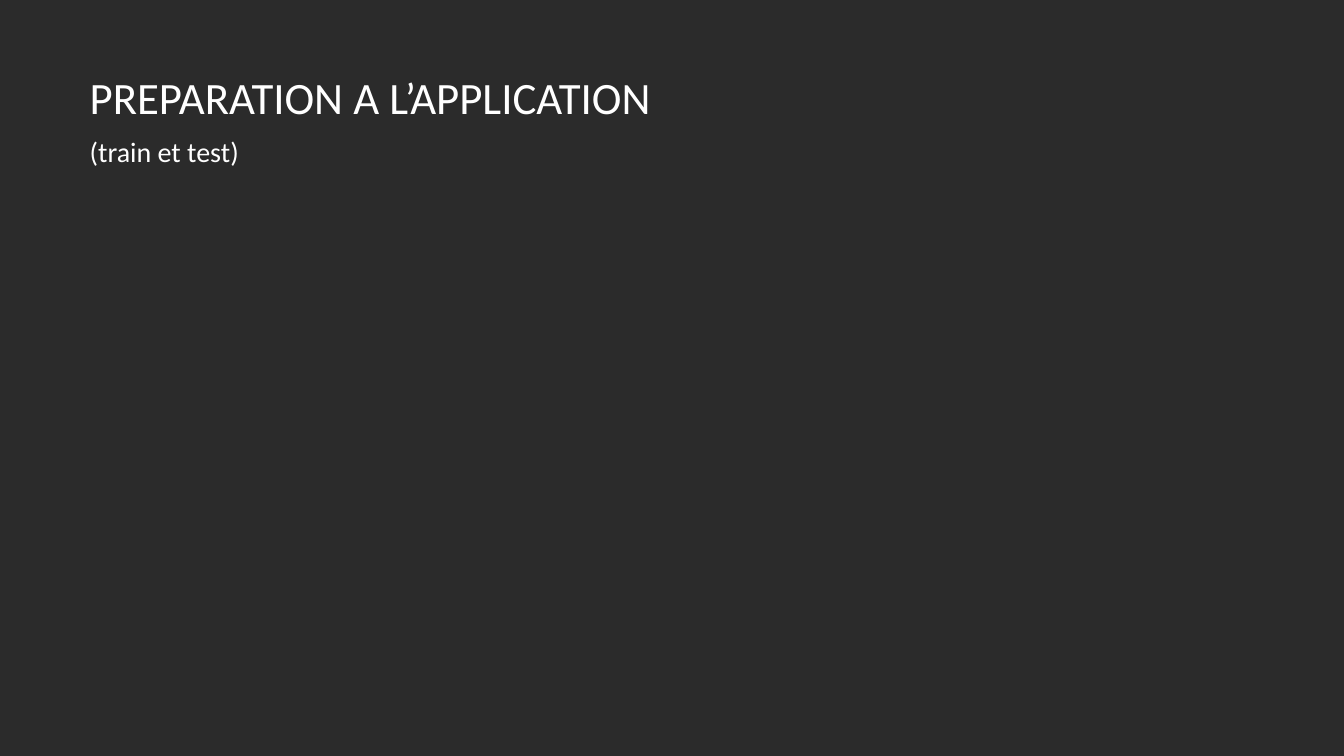
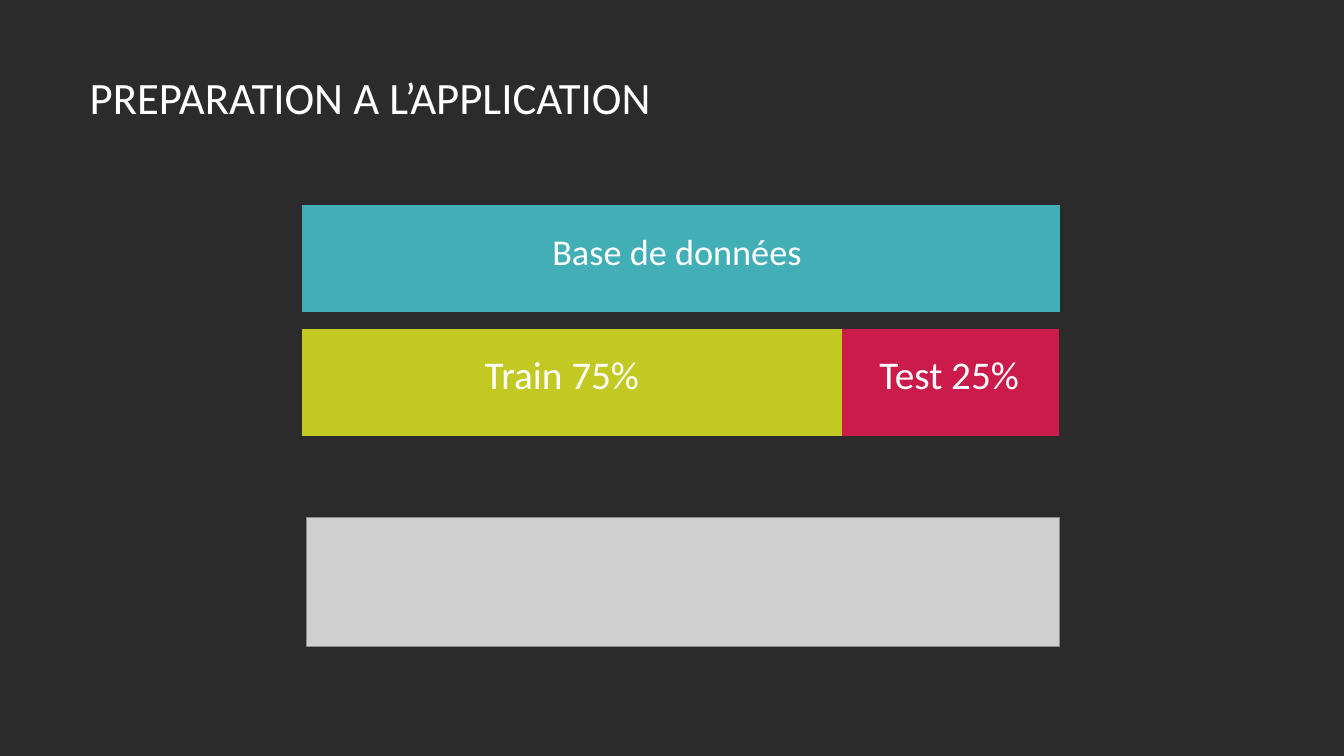
Before and after one commit to claponcet/DUT---IA-Detection-Cancer, a slide deck: slide 6 of Presentation.pptx. Drawn at 1344x756 pixels with LibreOffice and Linux fonts; fonts in the diff are those of the drawing; grey boxes stand for pictures; background and template pictures are left out; a plain dark background stands for a picture behind light text. Boxes give left, top, right and bottom in pixels: in the first picture for what was removed or moved away, otherwise in the second. Text is boxed around its words. In the diff, an @@ line names an element or a change of style, - is before the commit and + after.

```diff
--- a/Presentation.pptx
+++ b/Presentation.pptx
@@ text removed at (x1=90, y1=141, x2=239, y2=166) @@
-(train et test)
@@ rectangle added at (x1=302, y1=206, x2=1060, y2=312), fill #42AFB6, outline #42AFB6 1 pt @@
@@ text added at (x1=552, y1=240, x2=801, y2=266), 25.9 pt, text #FFFFFF @@
+Base de données
@@ rectangle added at (x1=303, y1=330, x2=842, y2=436), fill #C2C923, outline #C2C923 1 pt @@
@@ rectangle added at (x1=840, y1=330, x2=1059, y2=436), fill #CB1B4A, outline #CB1B4A 1 pt @@
@@ text added at (x1=485, y1=362, x2=639, y2=390), 28 pt, text #FFFFFF @@
+Train 75%
@@ text added at (x1=879, y1=362, x2=1019, y2=390), 28 pt, text #FFFFFF @@
+Test 25%
@@ picture added at (x1=307, y1=518, x2=1060, y2=647) @@
```
Also in this commit, not shown: 5 other slides changed, 2 slides added, 2 slides removed.
